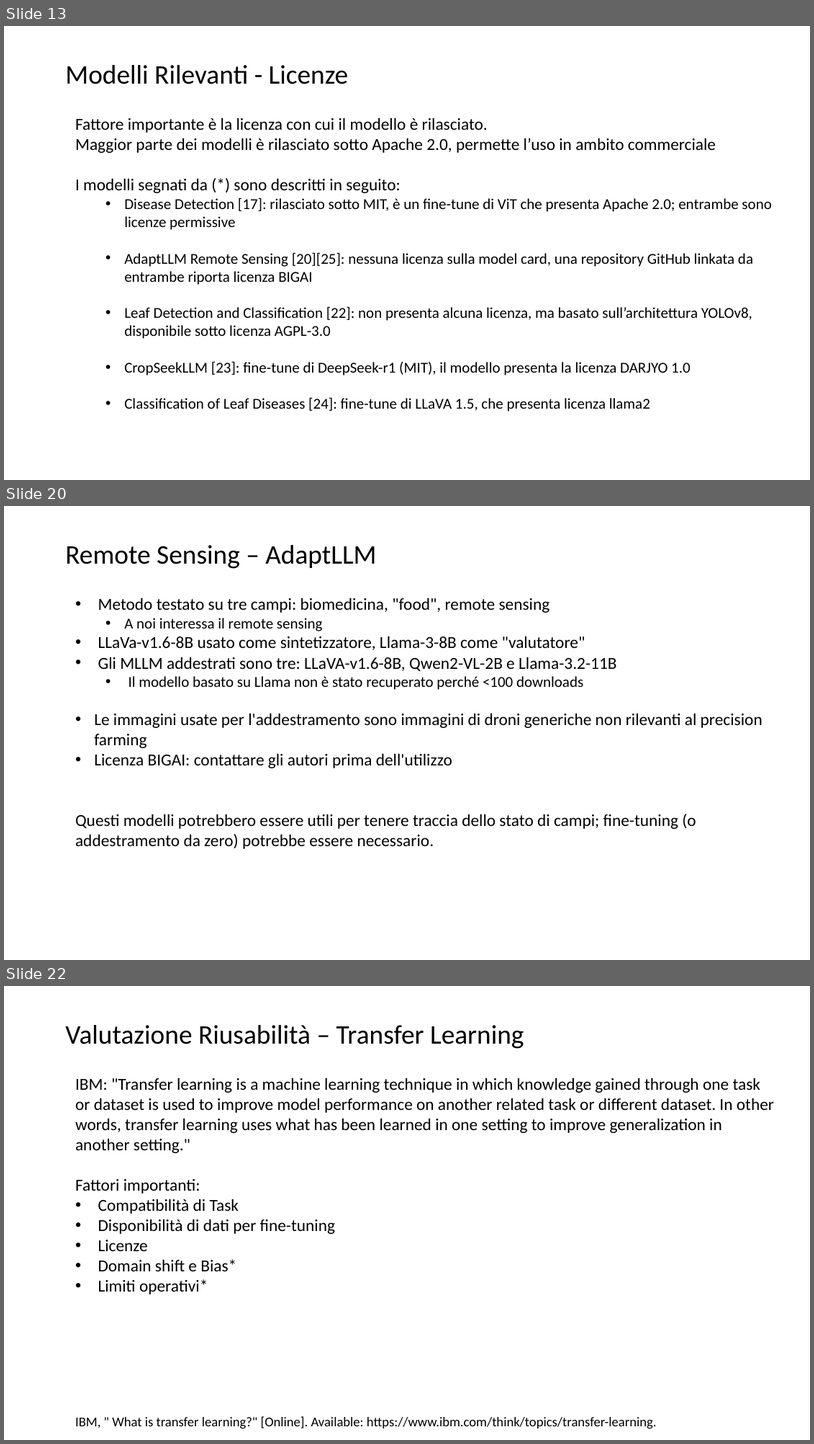
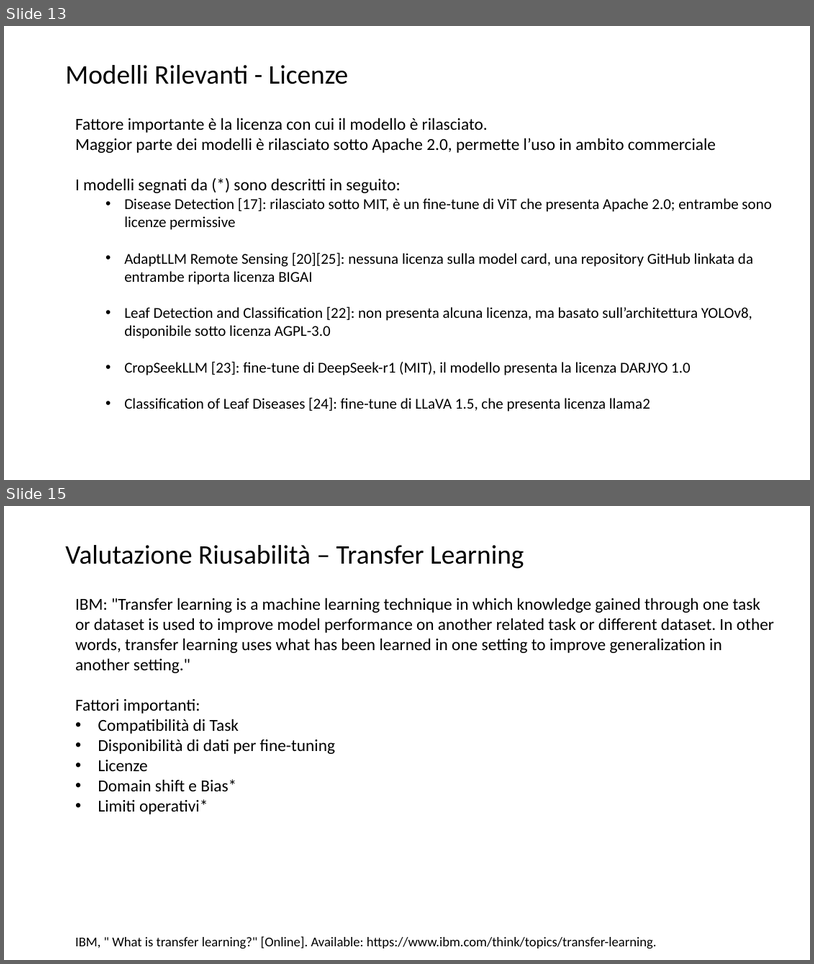
Before and after one commit to lPen88/tesi, a slide deck: presentazione.pptx. Shown one above the other, each under a label of ours: slides 13, 20 and 22 before the commit, slides 13 and 15 after it; the slides between them are not shown. The pictures are 814x1444 and 814x964 pixels, drawn with LibreOffice and Linux fonts; fonts in the diff are those of the drawing. Boxes give left, top, right and bottom in pixels: in the first picture for what was removed or moved away, otherwise in the second. Text is boxed around its words. In the diff, an @@ line names an element or a change of style, - is before the commit and + after.

```diff
--- a/presentazione.pptx
+++ b/presentazione.pptx
@@ slide 20 removed at (4, 506, 810, 960), background #FFFFFF @@
@@ title removed at (65, 545, 376, 569) @@
-Remote Sensing – AdaptLLM
@@ text removed at (75, 597, 763, 849) @@
-• Metodo testato su tre campi: biomedicina, "food", remote sensing
-  • A noi interessa il remote sensing
-• LLaVa-v1.6-8B usato come sintetizzatore, Llama-3-8B come "valutatore"
-• Gli MLLM addestrati sono tre: LLaVA-v1.6-8B, Qwen2-VL-2B e Llama-3.2-11B
-  • Il modello basato su Llama non è stato recuperato perché <100 downloads
-• Le immagini usate per l'addestramento sono immagini di droni generiche non rilevanti al precision farming
-• Licenza BIGAI: contattare gli autori prima dell'utilizzo
-Questi modelli potrebbero essere utili per tenere traccia dello stato di campi; fine-tuning (o addestramento da zero) potrebbe essere necessario.
@@ what was slide 22 is now slide 15 @@
```
Also in this commit, not shown: 2 slides changed, 1 slide added, 7 other slides removed, 1 other file.
